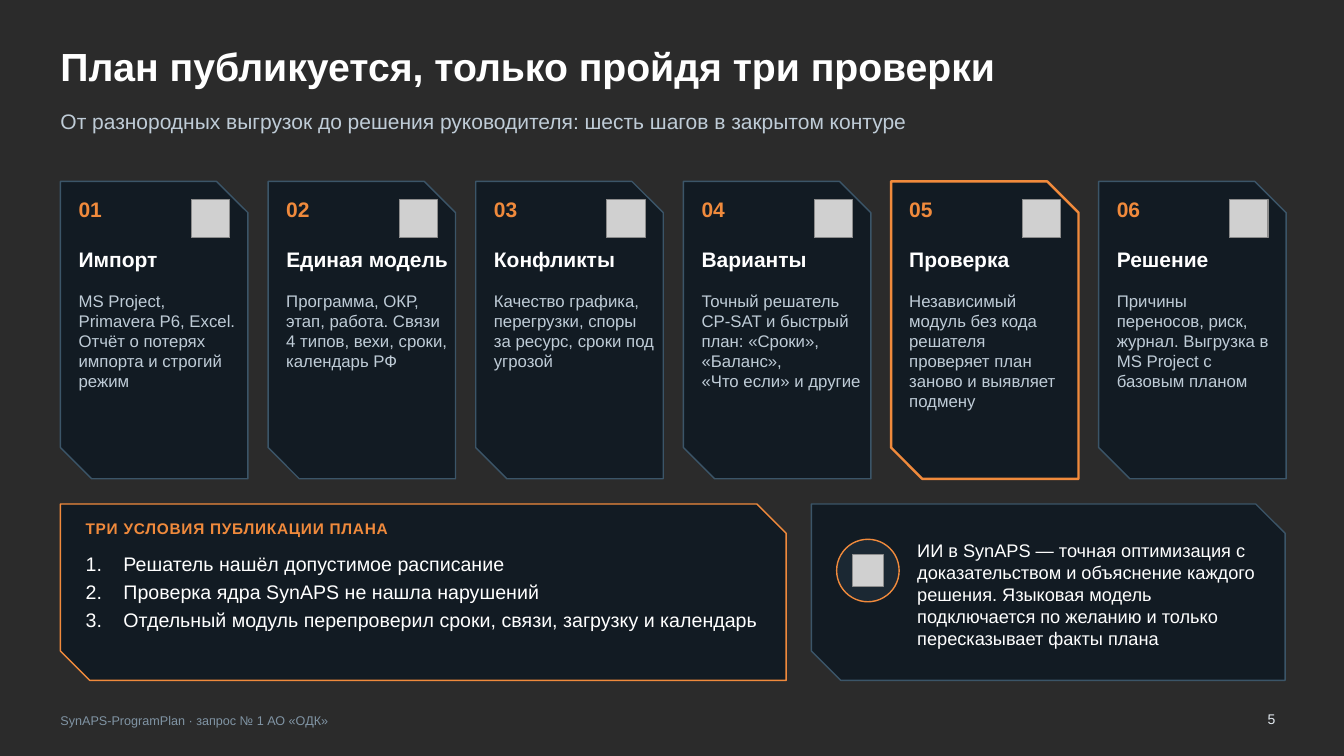
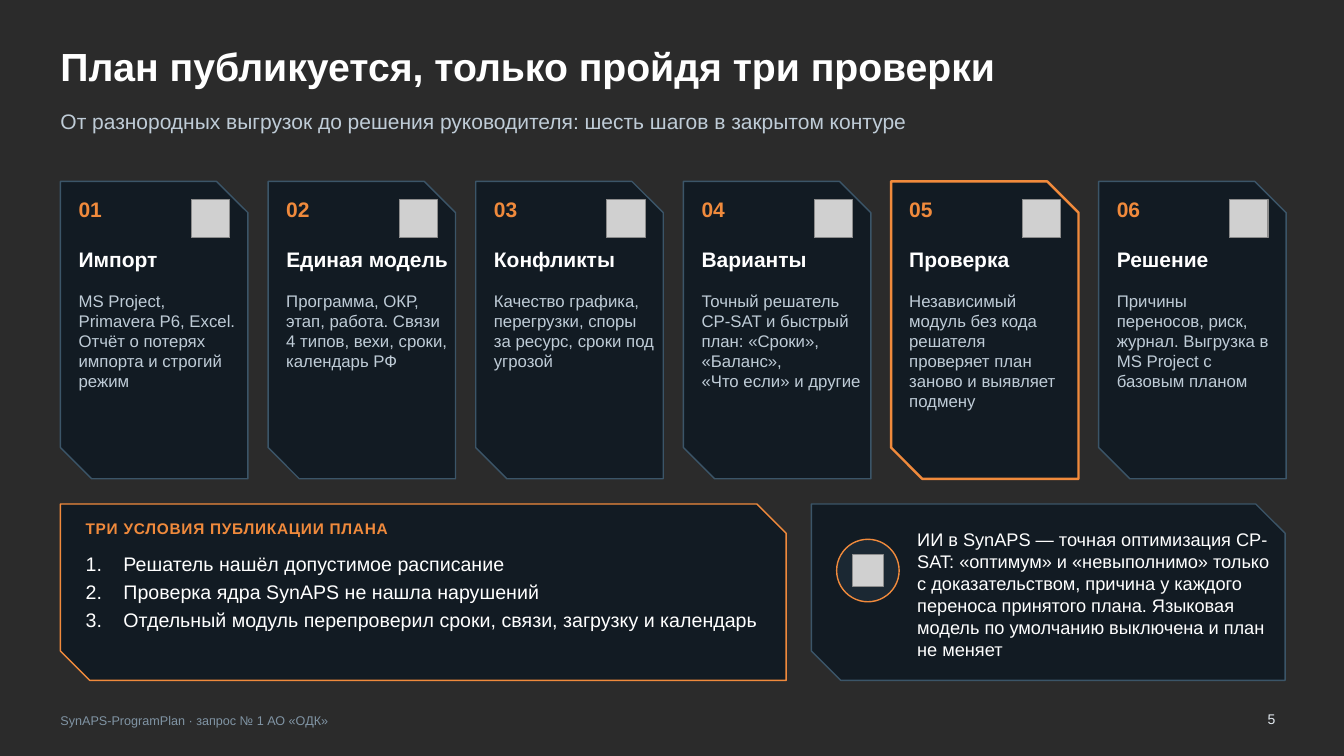
Before and after one commit to KonkovDV/SynAPS-ProgramPlan, a slide deck: slide 5 of SynAPS-ProgramPlan_ODK.pptx. Drawn at 1344x756 pixels with LibreOffice and Linux fonts; fonts in the diff are those of the drawing; grey boxes stand for pictures; background and template pictures are left out; a plain dark background stands for a picture behind light text. Boxes give left, top, right and bottom in pixels: in the first picture for what was removed or moved away, otherwise in the second. Text is boxed around its words. In the diff, an @@ line names an element or a change of style, - is before the commit and + after.

```diff
--- a/SynAPS-ProgramPlan_ODK.pptx
+++ b/SynAPS-ProgramPlan_ODK.pptx
@@ text at (x1=917, y1=533, x2=1269, y2=656): text changed @@
-ИИ в SynAPS — точная оптимизация с доказательством и объяснение каждого решения. Языковая модель подключается по желанию и только пересказывает факты плана
+ИИ в SynAPS — точная оптимизация CP-SAT: «оптимум» и «невыполнимо» только с доказательством, причина у каждого переноса принятого плана. Языковая модель по умолчанию выключена и план не меняет
```
Also in this commit, not shown: 15 other slides changed, 1 other file.
